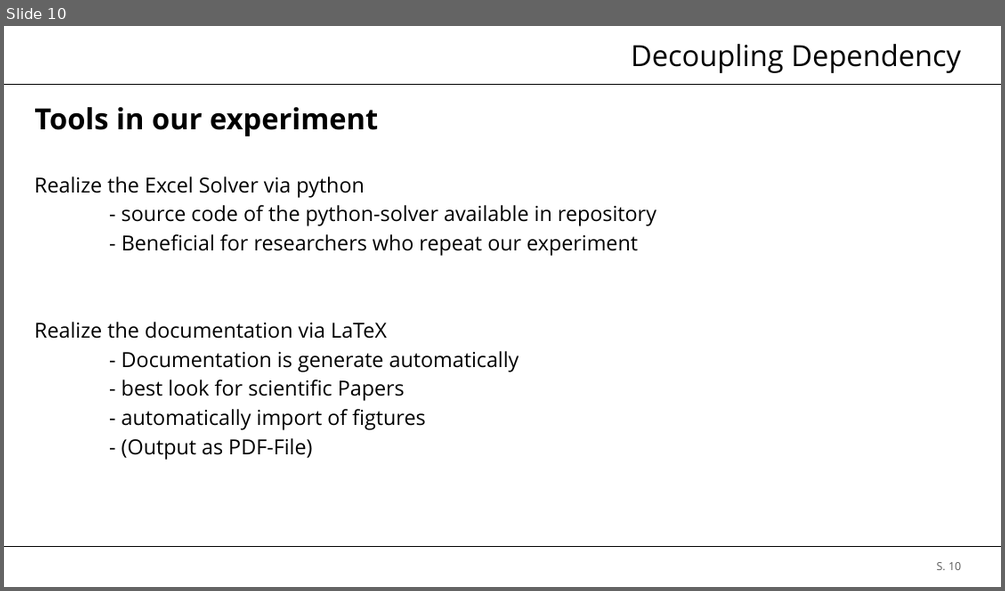
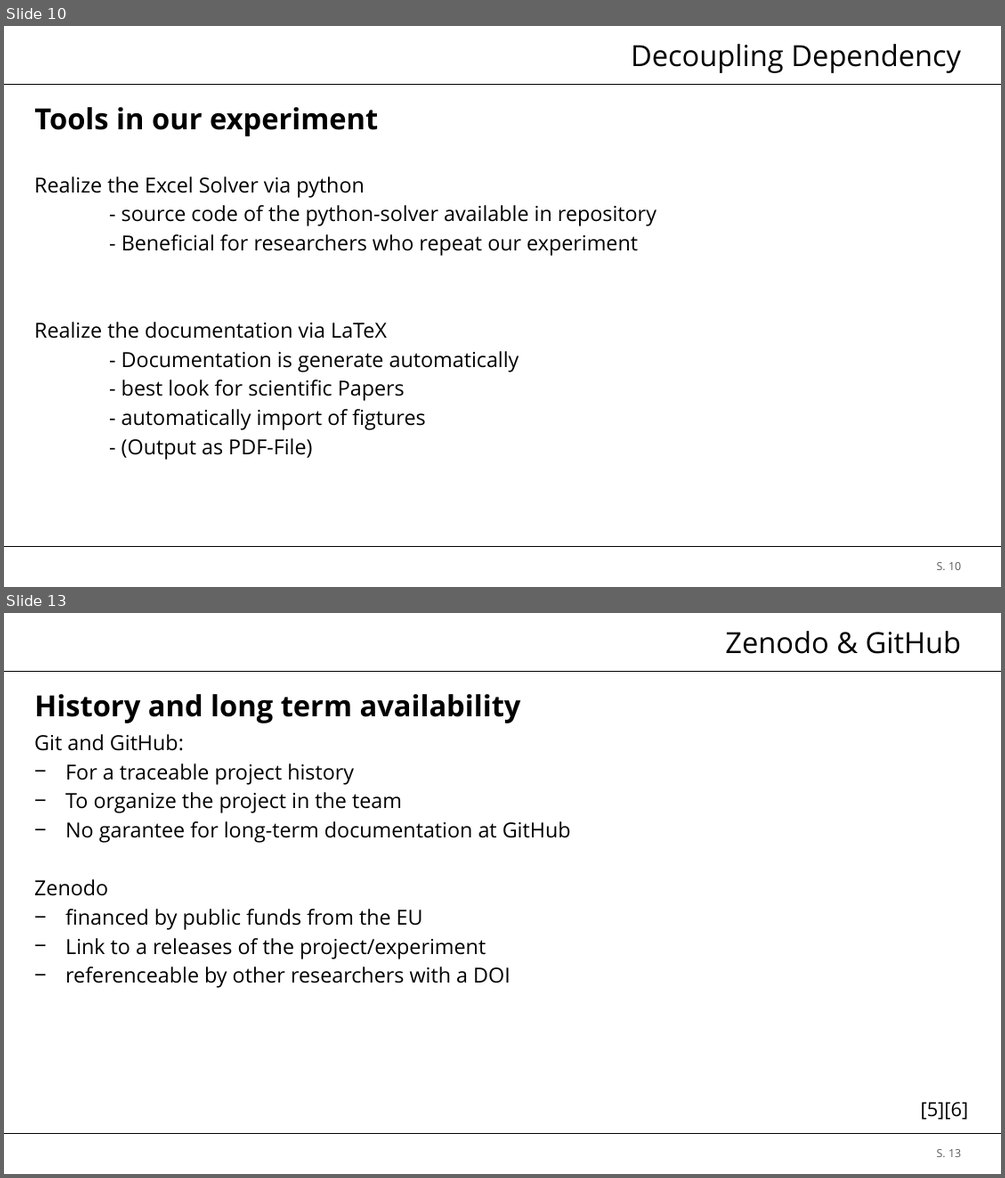
Before and after one commit to brt30696/REPRO_Rraesentation, a slide deck: Präsentation.pptx. Shown one above the other, each under a label of ours: slide 10 before the commit, slides 10 and 13 after it; the slides between them are not shown. The pictures are 1005x591 and 1005x1178 pixels, drawn with LibreOffice and Linux fonts; fonts in the diff are those of the drawing; background and template pictures are left out. Boxes give left, top, right and bottom in pixels: in the first picture for what was removed or moved away, otherwise in the second. Text is boxed around its words. In the diff, an @@ line names an element or a change of style, - is before the commit and + after.

```diff
--- a/Präsentation.pptx
+++ b/Präsentation.pptx
@@ slide 13 added at (4, 613, 1001, 1174), background #FFFFFF; not listed: 2 template elements that a slide beside it also shows @@
@@ title added at (725, 631, 962, 654), 21 pt, text #000000 @@
+Zenodo & GitHub
@@ text added at (34, 694, 521, 723), 21 pt, text #000000, bold @@
+History and long term availability
@@ text added at (34, 734, 571, 988), 15 pt, text #000000 @@
+Git and GitHub:
+− For a traceable project history
+− To organize the project in the team
+− No garantee for long-term documentation at GitHub
+Zenodo
+− financed by public funds from the EU
+− Link to a releases of the project/experiment
+− referenceable by other researchers with a DOI
@@ text added at (921, 1102, 969, 1119), 14 pt, text #000000 @@
+[5][6]
@@ page number added at (937, 1149, 961, 1157), 8 pt, text #595959 @@
+S. 13
```
Also in this commit, not shown: 6 slides changed, 2 other slides added, 2 slides removed.
